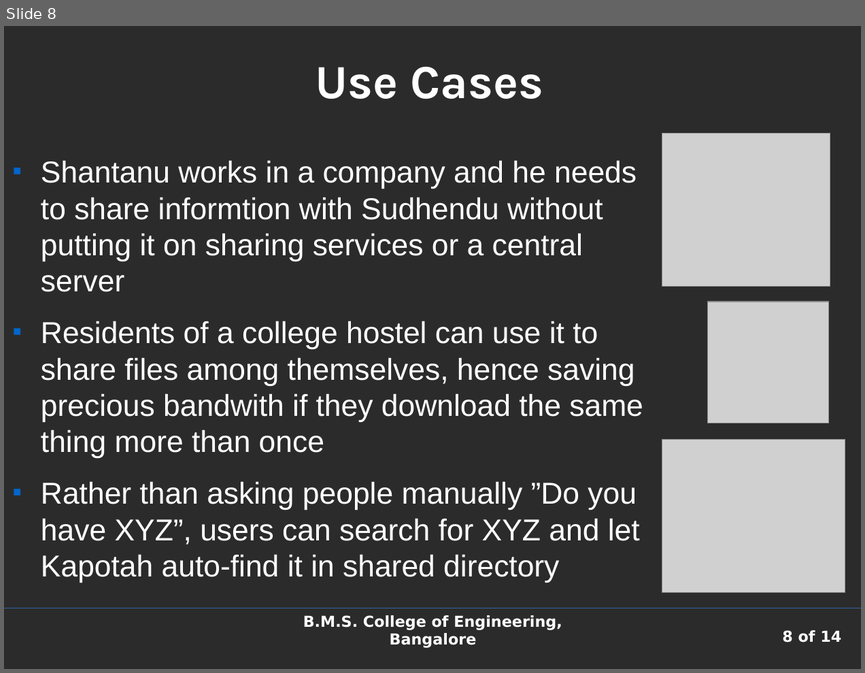
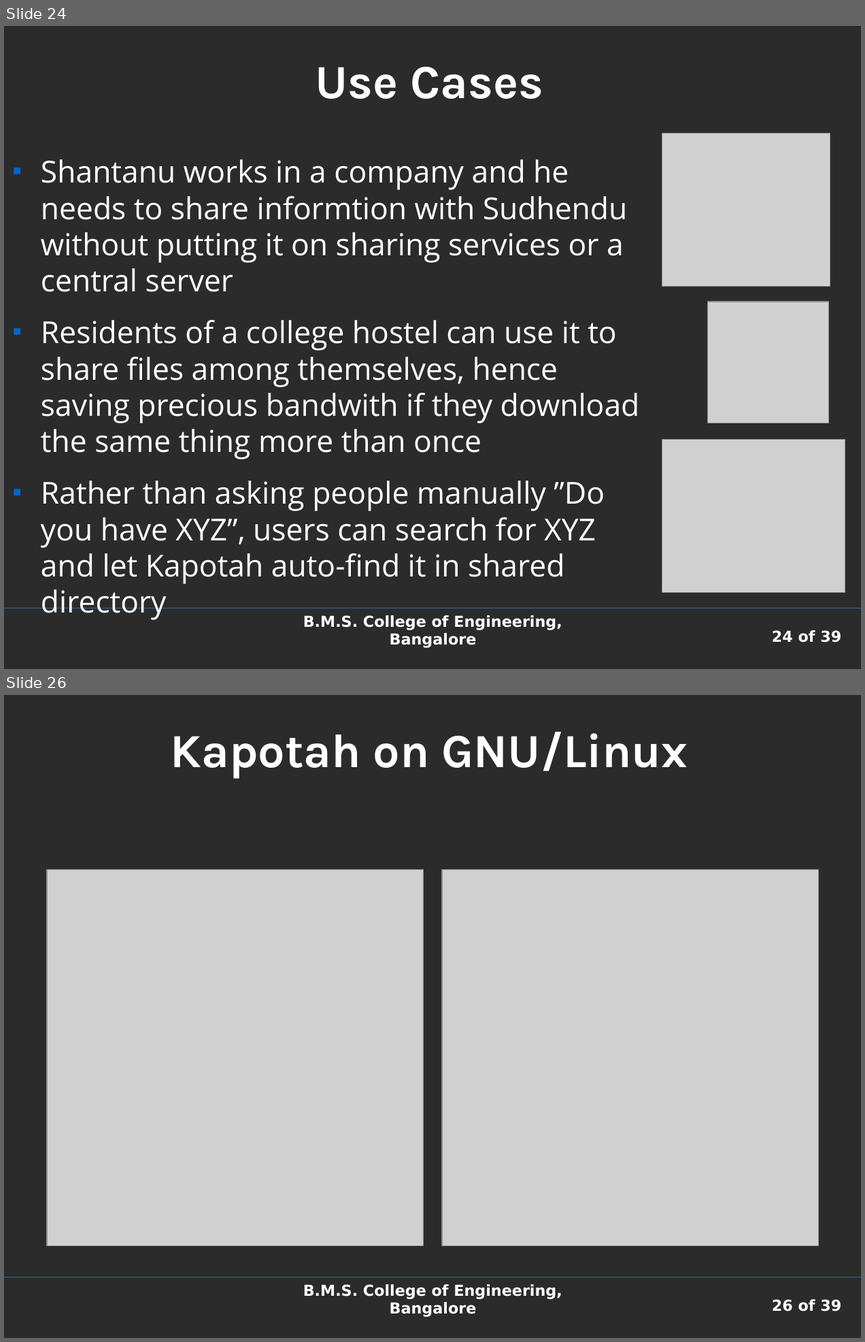
Before and after one commit to shaan7/Kapotah, a slide deck: docs/presentation.odp. Shown one above the other, each under a label of ours: slide 8 before the commit, slides 24 and 26 after it; the slides between them are not shown. The pictures are 865x673 and 865x1342 pixels, drawn with LibreOffice and Linux fonts; fonts in the diff are those of the drawing; grey boxes stand for pictures; background and template pictures are left out; a plain dark background stands for a picture behind light text. Boxes give left, top, right and bottom in pixels: in the first picture for what was removed or moved away, otherwise in the second. Text is boxed around its words. In the diff, an @@ line names an element or a change of style, - is before the commit and + after.

```diff
--- a/docs/presentation.odp
+++ b/docs/presentation.odp
@@ slide 26 added at box(4, 695, 861, 1338), background picture (left out); not listed: 3 template elements that a slide beside it also shows @@
@@ title added at box(171, 732, 688, 779), 44 pt, text #FFFFFF, bold @@
+Kapotah on GNU/Linux
@@ picture added at box(47, 869, 423, 1246) @@
@@ picture added at box(442, 869, 818, 1246) @@
@@ what was slide 8 is now slide 24 @@
@@ slide 24 changed as well @@
@@ text "Shantanu works in a company ..." at box(41, 159, 640, 620): font Arial to Open Sans @@
@@ page number at box(772, 630, 841, 642): text changed @@
-8 of 14
+24 of 39
```
Also in this commit, not shown: 6 other slides changed, 30 other slides added, 6 slides removed.
